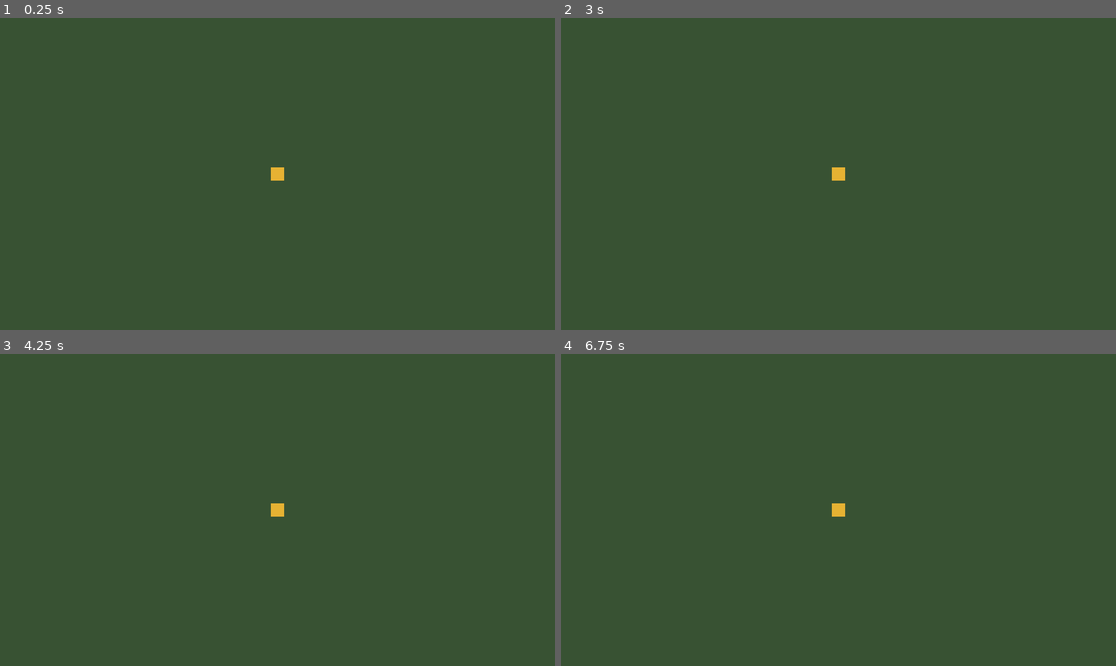
Above: before the commit, frames 1-4 (two rows, left to right).
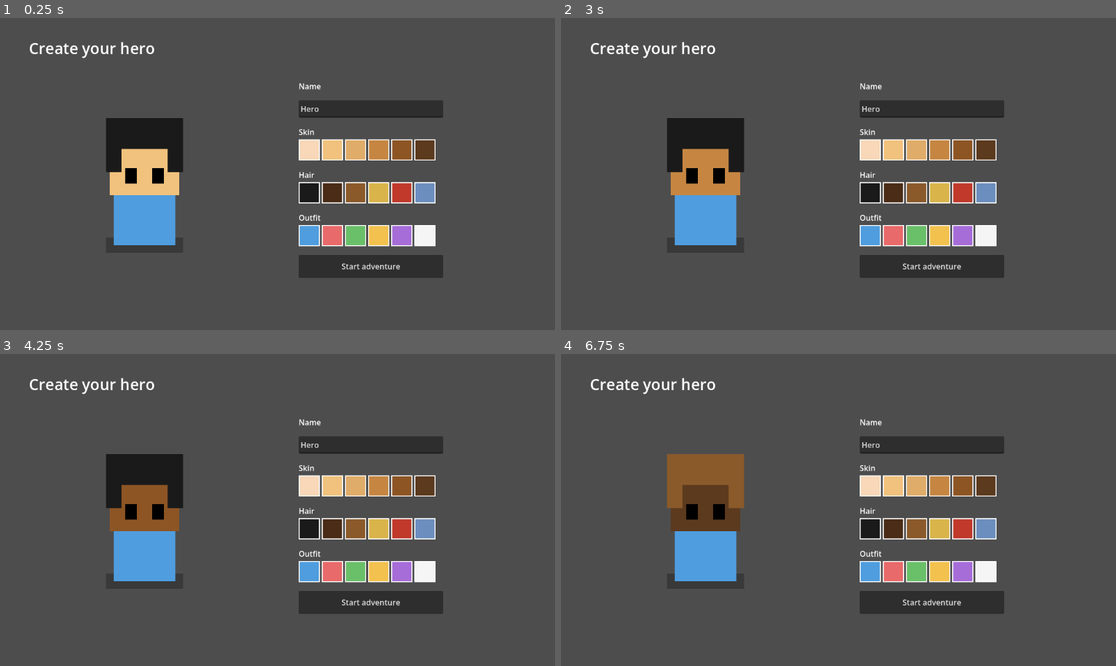
Above: after the commit, the same moments.

Repository: Sniperfox1234/game
Game: Godot game, scene res://creator.tscn
The game is run twice, just before and just after one commit, with the same random seed, the same clock (stepped at 60 frames per second) and the same inputs. Before the commit the project starts from res://main.tscn.
Inputs (mouse positions are in pixels of both pictures, inside the frame that each line leads up to):
- Up to frame 1 (0.25 s): no input
- Up to frame 2 (3 s): click (871, 149) at 0.52 s; click (894, 149) at 1.27 s; click (916, 149) at 2.02 s; click (938, 149) at 2.77 s
- Up to frame 3 (4.25 s): click (399, 485) at 3.52 s
- Up to frame 4 (6.75 s): click (988, 485) at 4.27 s; click (871, 528) at 5.02 s; click (894, 528) at 5.77 s; click (916, 528) at 6.52 s

The runs differ from the first frame. In frame 1, 100% of the frame differs, in the area x 0-100%, y 0-100%; in frame 2, 100%; in frame 3, 100%; in frame 4, 100%.

Commit message:
Add character creator, farm with crops, and day/night cycle
Co-Authored-By: Claude Sonnet 5.5 <noreply@anthropic.com>

Diff:
--- /dev/null
+++ b/avatar.gd
@@ -0,0 +1,13 @@
+extends Node2D
+# Placeholder chibi avatar drawn from rectangles, tinted by the creator's choices.
+
+
+func _draw() -> void:
+	draw_rect(Rect2(-10, 12, 20, 4), Color(0, 0, 0, 0.25))
+	draw_rect(Rect2(-8, 0, 16, 14), GameState.shirt_color)
+	draw_rect(Rect2(-9, -16, 18, 17), GameState.skin_color)
+	draw_rect(Rect2(-10, -19, 20, 8), GameState.hair_color)
+	draw_rect(Rect2(-10, -12, 4, 7), GameState.hair_color)
+	draw_rect(Rect2(6, -12, 4, 7), GameState.hair_color)
+	draw_rect(Rect2(-5, -6, 3, 4), Color.BLACK)
+	draw_rect(Rect2(2, -6, 3, 4), Color.BLACK)
--- /dev/null
+++ b/creator.gd
@@ -0,0 +1,96 @@
+extends Control
+
+const AvatarScript := preload("res://avatar.gd")
+
+const SKIN := ["f8d8b8", "f1c27d", "e0ac69", "c68642", "8d5524", "5c3a1e"]
+const HAIR := ["1a1a1a", "4a2c17", "8b5a2b", "d9b44a", "c0392b", "6c8ebf"]
+const SHIRT := ["4f9dde", "e86a6a", "6abf69", "f2c14e", "a66cd8", "f5f5f5"]
+
+var avatar := Node2D.new()
+var name_edit := LineEdit.new()
+
+
+func _ready() -> void:
+	set_anchors_preset(Control.PRESET_FULL_RECT)
+
+	var bg := ColorRect.new()
+	bg.color = Color("2b3a55")
+	bg.set_anchors_preset(Control.PRESET_FULL_RECT)
+	add_child(bg)
+
+	var title := Label.new()
+	title.text = "Create your hero"
+	title.add_theme_font_size_override("font_size", 32)
+	title.position = Vector2(60, 40)
+	add_child(title)
+
+	avatar.set_script(AvatarScript)
+	avatar.position = Vector2(300, 360)
+	avatar.scale = Vector2(8, 8)
+	add_child(avatar)
+
+	var panel := VBoxContainer.new()
+	panel.position = Vector2(620, 130)
+	panel.add_theme_constant_override("separation", 18)
+	add_child(panel)
+
+	var name_label := Label.new()
+	name_label.text = "Name"
+	panel.add_child(name_label)
+	name_edit.text = GameState.player_name
+	name_edit.max_length = 16
+	name_edit.custom_minimum_size = Vector2(300, 36)
+	panel.add_child(name_edit)
+
+	panel.add_child(_swatch_row("Skin", SKIN, _set_skin))
+	panel.add_child(_swatch_row("Hair", HAIR, _set_hair))
+	panel.add_child(_swatch_row("Outfit", SHIRT, _set_shirt))
+
+	var start := Button.new()
+	start.text = "Start adventure"
+	start.custom_minimum_size = Vector2(300, 48)
+	start.pressed.connect(_on_start)
+	panel.add_child(start)
+
+
+func _swatch_row(label_text: String, hexes: Array, on_pick: Callable) -> Control:
+	var box := VBoxContainer.new()
+	var label := Label.new()
+	label.text = label_text
+	box.add_child(label)
+	var row := HBoxContainer.new()
+	box.add_child(row)
+	for hex in hexes:
+		var swatch := Button.new()
+		swatch.custom_minimum_size = Vector2(44, 44)
+		var style := StyleBoxFlat.new()
+		style.bg_color = Color(hex)
+		style.set_border_width_all(2)
+		style.border_color = Color.WHITE
+		for state in ["normal", "hover", "pressed", "focus"]:
+			swatch.add_theme_stylebox_override(state, style)
+		swatch.pressed.connect(on_pick.bind(Color(hex)))
+		row.add_child(swatch)
+	return box
+
+
+func _set_skin(color: Color) -> void:
+	GameState.skin_color = color
+	avatar.queue_redraw()
+
+
+func _set_hair(color: Color) -> void:
+	GameState.hair_color = color
+	avatar.queue_redraw()
+
+
+func _set_shirt(color: Color) -> void:
+	GameState.shirt_color = color
+	avatar.queue_redraw()
+
+
+func _on_start() -> void:
+	var chosen := name_edit.text.strip_edges()
+	GameState.player_name = chosen if chosen != "" else "Hero"
+	GameState.start_new_game()
+	get_tree().change_scene_to_file("res://farm.tscn")
--- /dev/null
+++ b/creator.tscn
@@ -0,0 +1,6 @@
+[gd_scene load_steps=2 format=3]
+
+[ext_resource type="Script" path="res://creator.gd" id="1_creator"]
+
+[node name="Creator" type="Control"]
+script = ExtResource("1_creator")
--- /dev/null
+++ b/farm.gd
@@ -0,0 +1,146 @@
+extends Node2D
+
+const PLAYER_SCENE := preload("res://player.tscn")
+const PlotScript := preload("res://plot.gd")
+const DOOR_POS := Vector2(0, -72)
+const REACH := 26.0
+
+var player: CharacterBody2D
+var plots: Array[Node2D] = []
+var canvas_mod := CanvasModulate.new()
+var hud := Label.new()
+var toast := Label.new()
+var toast_time := 0.0
+
+
+func _ready() -> void:
+	_build_world()
+	_build_hud()
+	GameState.day_changed.connect(_on_day_changed)
+
+
+func _process(delta: float) -> void:
+	var near := _nearest_plot()
+	for plot in plots:
+		plot.call("set_highlight", plot == near)
+
+	canvas_mod.color = _daylight(GameState.time_of_day)
+	_update_hud()
+
+	if toast_time > 0.0:
+		toast_time -= delta
+		if toast_time <= 0.0:
+			toast.text = ""
+
+
+func _unhandled_input(event: InputEvent) -> void:
+	if not event.is_action_pressed("ui_accept"):
+		return
+	if player.global_position.distance_to(DOOR_POS) < REACH:
+		GameState.sleep()
+		return
+	var plot := _nearest_plot()
+	if plot:
+		_show_toast(plot.call("interact"))
+
+
+func _build_world() -> void:
+	_add_rect(Vector2(-300, -200), Vector2(600, 400), Color("5fa05a")) # grass
+	_add_rect(Vector2(-40, -150), Vector2(80, 70), Color("c9a36b")) # house
+	_add_rect(Vector2(-48, -170), Vector2(96, 24), Color("b8473c")) # roof
+	_add_rect(Vector2(-8, -96), Vector2(16, 16), Color("5b3a1e")) # door
+
+	_add_wall(Rect2(-320, -220, 640, 20))
+	_add_wall(Rect2(-320, 200, 640, 20))
+	_add_wall(Rect2(-320, -220, 20, 440))
+	_add_wall(Rect2(300, -220, 20, 440))
+	_add_wall(Rect2(-40, -150, 80, 70))
+
+	for row in 3:
+		for col in 5:
+			var plot := Node2D.new()
+			plot.set_script(PlotScript)
+			plot.position = Vector2(-80 + col * 40, row * 40)
+			add_child(plot)
+			plots.append(plot)
+
+	player = PLAYER_SCENE.instantiate()
+	player.position = Vector2(0, -50)
+	add_child(player)
+
+	add_child(canvas_mod)
+
+
+func _build_hud() -> void:
+	var layer := CanvasLayer.new()
+	add_child(layer)
+
+	hud.position = Vector2(16, 12)
+	hud.add_theme_font_size_override("font_size", 20)
+	hud.add_theme_color_override("font_outline_color", Color.BLACK)
+	hud.add_theme_constant_override("outline_size", 6)
+	layer.add_child(hud)
+
+	toast.position = Vector2(16, 590)
+	toast.add_theme_font_size_override("font_size", 22)
+	toast.add_theme_color_override("font_outline_color", Color.BLACK)
+	toast.add_theme_constant_override("outline_size", 6)
+	layer.add_child(toast)
+
+
+func _update_hud() -> void:
+	var minutes := int(GameState.time_of_day * 24.0 * 60.0)
+	hud.text = "%s - Day %d  %02d:%02d\nSeeds: %d   Crops: %d\nArrows move, Space to plant/harvest, Space at the door to sleep" % [
+		GameState.player_name, GameState.day,
+		floori(minutes / 60.0), minutes % 60,
+		GameState.seeds, GameState.crops,
+	]
+
+
+func _nearest_plot() -> Node2D:
+	var best: Node2D = null
+	var best_dist := REACH
+	var feet := player.global_position + Vector2(0, 8)
+	for plot in plots:
+		var dist := plot.global_position.distance_to(feet)
+		if dist < best_dist:
+			best = plot
+			best_dist = dist
+	return best
+
+
+func _on_day_changed(day: int) -> void:
+	for plot in plots:
+		plot.call("advance_day")
+	_show_toast("Day %d begins!" % day)
+
+
+func _show_toast(text: String) -> void:
+	toast.text = text
+	toast_time = 2.5
+
+
+# t: 0..1 where 0.25 is 6am, 0.5 noon, 0.75 6pm.
+func _daylight(t: float) -> Color:
+	var sun := sin((t - 0.25) * TAU)
+	var brightness := clampf(sun * 0.5 + 0.6, 0.0, 1.0)
+	return Color(0.25, 0.28, 0.5).lerp(Color.WHITE, brightness)
+
+
+func _add_rect(pos: Vector2, rect_size: Vector2, color: Color) -> void:
+	var rect := ColorRect.new()
+	rect.position = pos
+	rect.size = rect_size
+	rect.color = color
+	add_child(rect)
+
+
+func _add_wall(rect: Rect2) -> void:
+	var body := StaticBody2D.new()
+	var shape := CollisionShape2D.new()
+	var box := RectangleShape2D.new()
+	box.size = rect.size
+	shape.shape = box
+	body.position = rect.get_center()
+	body.add_child(shape)
+	add_child(body)
--- /dev/null
+++ b/farm.tscn
@@ -0,0 +1,6 @@
+[gd_scene load_steps=2 format=3]
+
+[ext_resource type="Script" path="res://farm.gd" id="1_farm"]
+
+[node name="Farm" type="Node2D"]
+script = ExtResource("1_farm")
--- /dev/null
+++ b/game_state.gd
@@ -0,0 +1,40 @@
+extends Node
+
+signal day_changed(day: int)
+
+const DAY_LENGTH := 120.0
+const MORNING := 0.25
+
+var player_name := "Hero"
+var skin_color := Color("f1c27d")
+var hair_color := Color("1a1a1a")
+var shirt_color := Color("4f9dde")
+
+var day := 1
+var time_of_day := MORNING # 0..1, so 0.25 is 6am
+var seeds := 5
+var crops := 0
+
+
+func _process(delta: float) -> void:
+	time_of_day += delta / DAY_LENGTH
+	if time_of_day >= 1.0:
+		time_of_day -= 1.0
+		_next_day()
+
+
+func start_new_game() -> void:
+	day = 1
+	time_of_day = MORNING
+	seeds = 5
+	crops = 0
+
+
+func sleep() -> void:
+	time_of_day = MORNING
+	_next_day()
+
+
+func _next_day() -> void:
+	day += 1
+	day_changed.emit(day)
--- a/player.gd
+++ b/player.gd
@@ -1,6 +1,6 @@
 extends CharacterBody2D
 
-@export var speed: float = 220.0
+@export var speed: float = 90.0
 
 
 func _physics_process(_delta: float) -> void:
--- /dev/null
+++ b/player.tscn
@@ -0,0 +1,25 @@
+[gd_scene load_steps=4 format=3]
+
+[ext_resource type="Script" path="res://player.gd" id="1_player"]
+[ext_resource type="Script" path="res://avatar.gd" id="2_avatar"]
+
+[sub_resource type="RectangleShape2D" id="Feet"]
+size = Vector2(14, 10)
+
+[node name="Player" type="CharacterBody2D"]
+script = ExtResource("1_player")
+
+[node name="Avatar" type="Node2D" parent="."]
+script = ExtResource("2_avatar")
+
+[node name="CollisionShape2D" type="CollisionShape2D" parent="."]
+position = Vector2(0, 9)
+shape = SubResource("Feet")
+
+[node name="Camera2D" type="Camera2D" parent="."]
+zoom = Vector2(3, 3)
+limit_left = -320
+limit_top = -220
+limit_right = 320
+limit_bottom = 220
+position_smoothing_enabled = true
--- /dev/null
+++ b/plot.gd
@@ -0,0 +1,58 @@
+extends Node2D
+# One patch of farmland: empty -> growing -> ripe.
+
+enum State { EMPTY, GROWING, RIPE }
+
+const GROW_DAYS := 3
+
+var state := State.EMPTY
+var age := 0
+var highlighted := false
+
+
+func interact() -> String:
+	match state:
+		State.EMPTY:
+			if GameState.seeds <= 0:
+				return "No seeds left!"
+			GameState.seeds -= 1
+			state = State.GROWING
+			age = 0
+			queue_redraw()
+			return "Planted a seed."
+		State.RIPE:
+			GameState.crops += 1
+			GameState.seeds += 1
+			state = State.EMPTY
+			queue_redraw()
+			return "Harvested a crop!"
+	return "Still growing..."
+
+
+func advance_day() -> void:
+	if state == State.GROWING:
+		age += 1
+		if age >= GROW_DAYS:
+			state = State.RIPE
+		queue_redraw()
+
+
+func set_highlight(on: bool) -> void:
+	if highlighted != on:
+		highlighted = on
+		queue_redraw()
+
+
+func _draw() -> void:
+	draw_rect(Rect2(-16, -16, 32, 32), Color("6b4a2f"))
+	draw_rect(Rect2(-14, -14, 28, 28), Color("8a6240"))
+	if state == State.GROWING:
+		var h := 4 + age * 5
+		draw_rect(Rect2(-2, 8 - h, 4, h), Color("4caf50"))
+		draw_rect(Rect2(-6, 8 - h, 4, 3), Color("66cc66"))
+		draw_rect(Rect2(2, 8 - h, 4, 3), Color("66cc66"))
+	elif state == State.RIPE:
+		draw_rect(Rect2(-2, -4, 4, 12), Color("4caf50"))
+		draw_circle(Vector2(0, -6), 7, Color("ff7043"))
+	if highlighted:
+		draw_rect(Rect2(-16, -16, 32, 32), Color(1, 1, 1, 0.9), false, 1.0)
--- a/project.godot
+++ b/project.godot
@@ -15,8 +15,12 @@
 [application]
 
 config/name="Game"
-run/main_scene="res://main.tscn"
+run/main_scene="res://creator.tscn"
 config/features=PackedStringArray("4.7")
+
+[autoload]
+
+GameState="*res://game_state.gd"
 
 [rendering]
 
Not shown, added: avatar.gd.uid
Not shown, added: creator.gd.uid
Not shown, added: farm.gd.uid
Not shown, added: game_state.gd.uid
Not shown, added: plot.gd.uid
Not shown, changed: README.md
